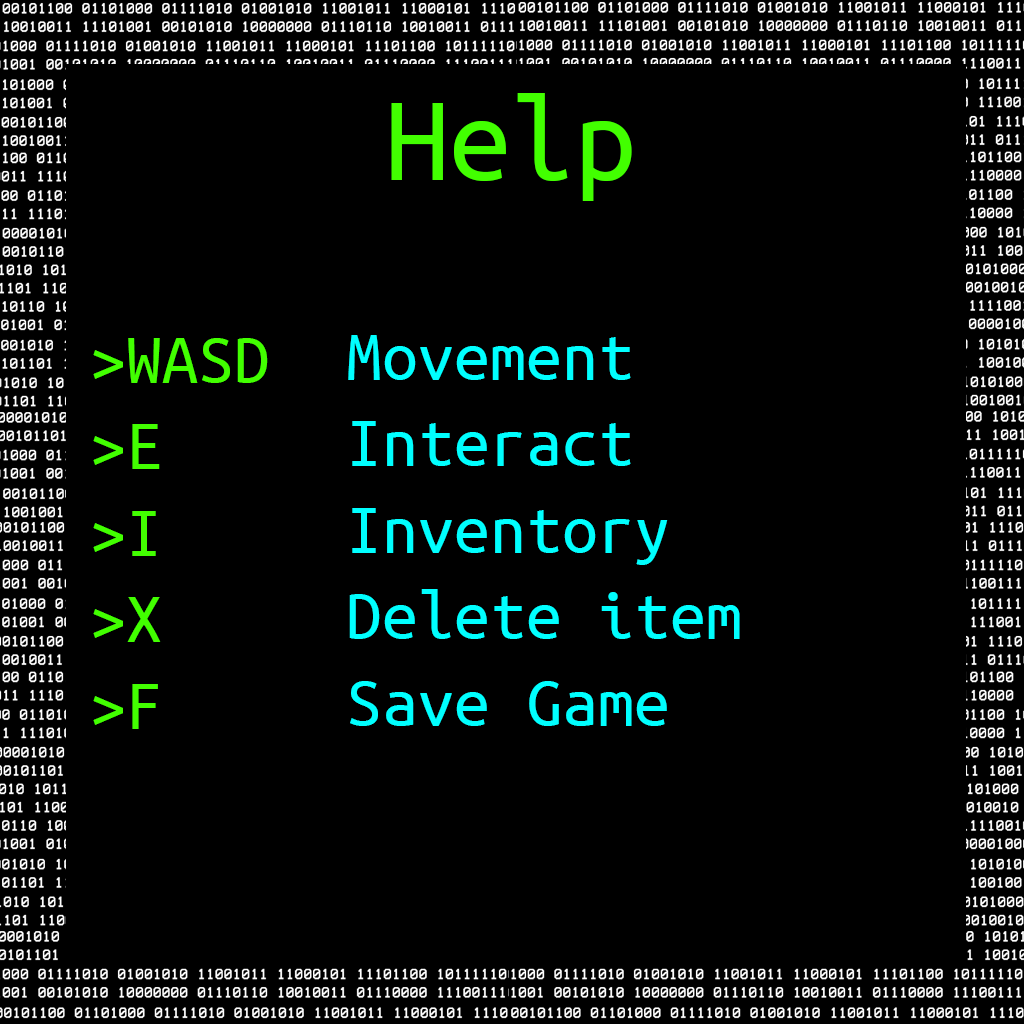
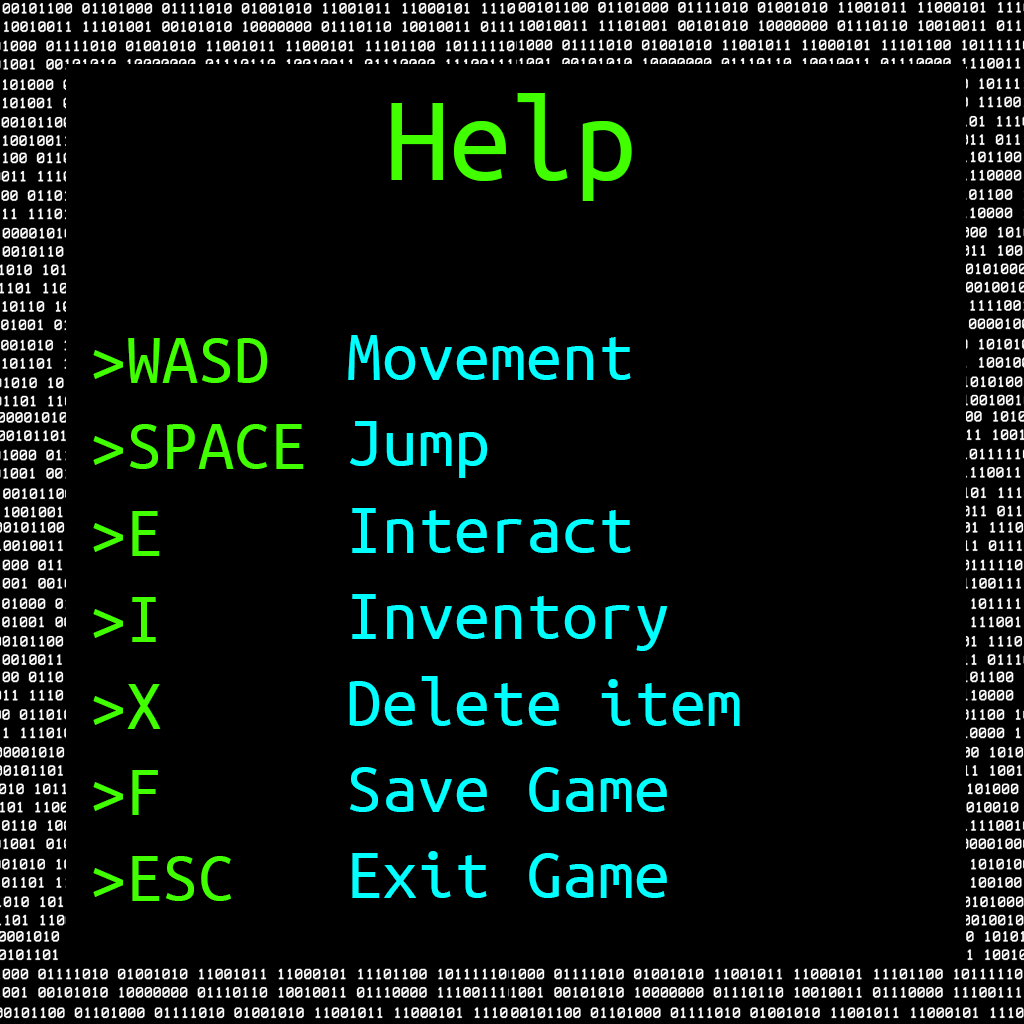
The second w=1024, h=1024 image is a revision of the first. Changes to its layers:
renamed "Movement Interact Inventory Delete item Save Game" to "Movement Jump Interact Inventory Delete item Save Game Exit Gam", painted on it over <box>349,421,740,898</box>
renamed ">WASD >E >I >X >F" to ">WASD >SPACE >E >I >X >F >ESC", painted on it over <box>93,424,304,901</box>
